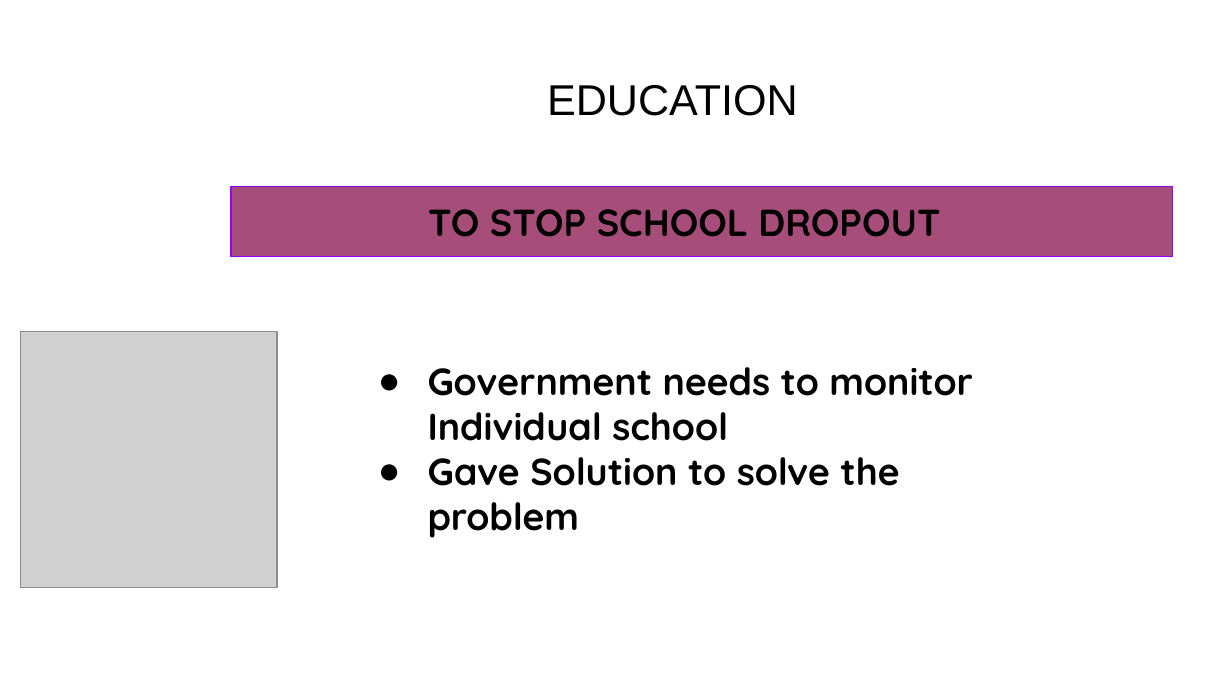
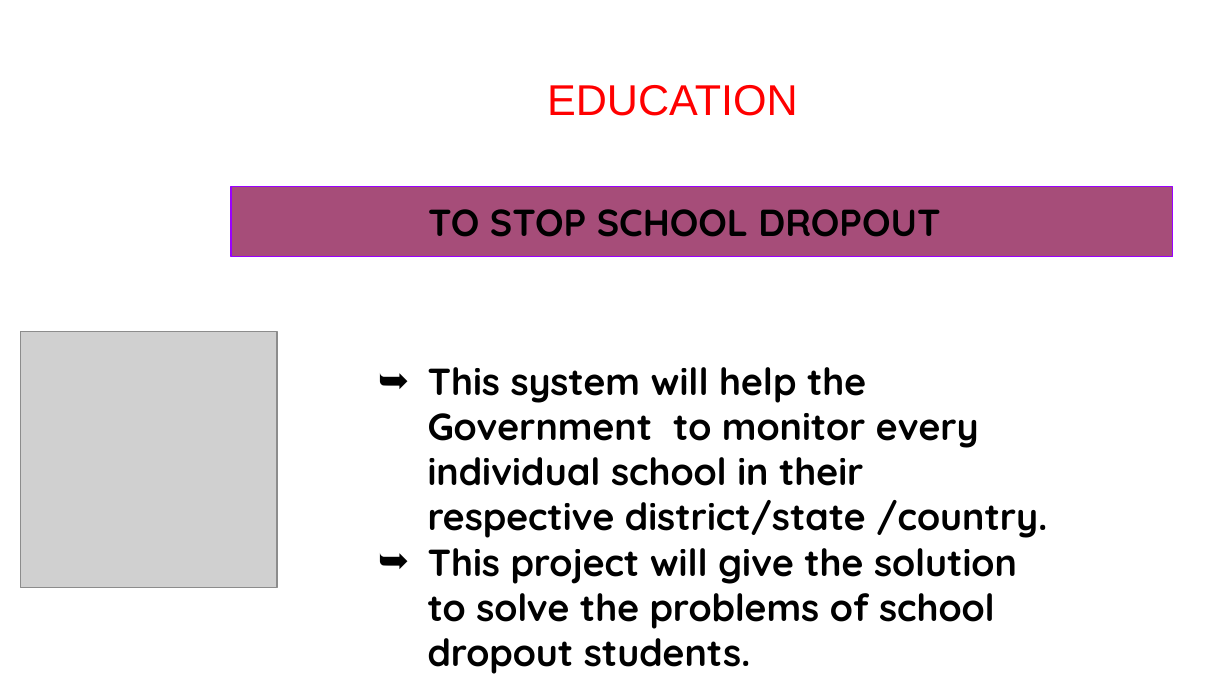
Before and after one commit to karpagamitech/CISHack-KARPAGAM, a slide deck: slide 3 of devils/presentation/PROJECT PROPOSAL.pptx. Drawn at 1232x693 pixels with LibreOffice and Linux fonts; fonts in the diff are those of the drawing; grey boxes stand for pictures. Boxes give left, top, right and bottom in pixels: in the first picture for what was removed or moved away, otherwise in the second. Text is boxed around its words. In the diff, an @@ line names an element or a change of style, - is before the commit and + after.

Commit message:
doc[presentation]: Make changes in the project presentation

```diff
--- a/devils/presentation/PROJECT PROPOSAL.pptx
+++ b/devils/presentation/PROJECT PROPOSAL.pptx
@@ title "EDUCATION" at [547,85,798,116]: text colour #000000 to #FF0000 @@
@@ text at [428,367,1047,674]: text changed @@
-● Government needs to monitor Individual school
-● Gave Solution to solve the problem
+➥ This system will help the Government to monitor every individual school in their respective district/state /country.
+➥ This project will give the solution to solve the problems of school dropout students.
```
Also in this commit, not shown: 6 other slides changed.
